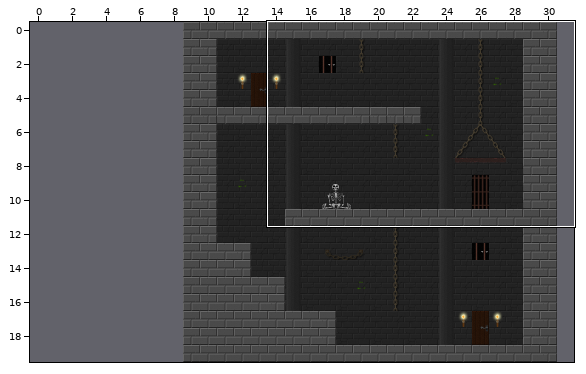
Tiled map, stored at res/maps/level1.tmx. The picture above shows the old version from afar; the outline marks the close-up.
Close-up. First the earlier version:
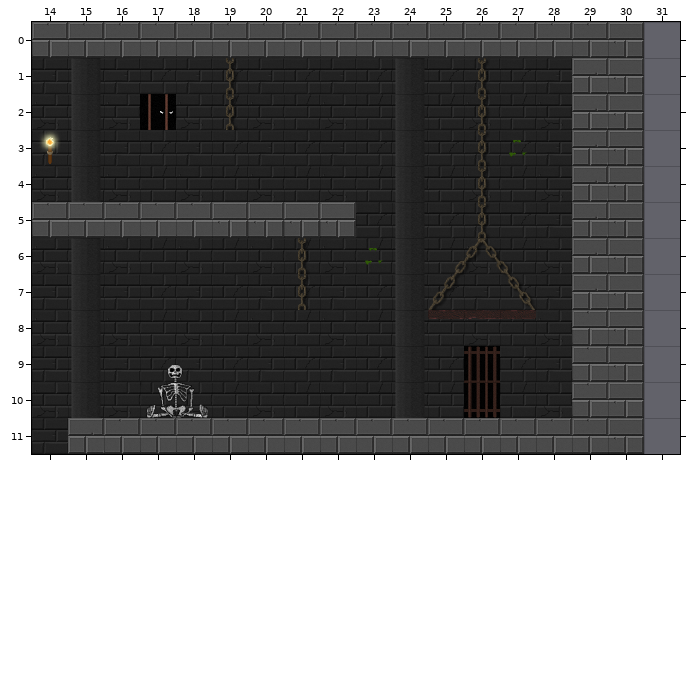
Cells are 64x64 px. Shown: x 14..31, y 0..11. The commit also changed other parts of the map, which this record leaves out. The old version is drawn lined up with the new one.
The result:
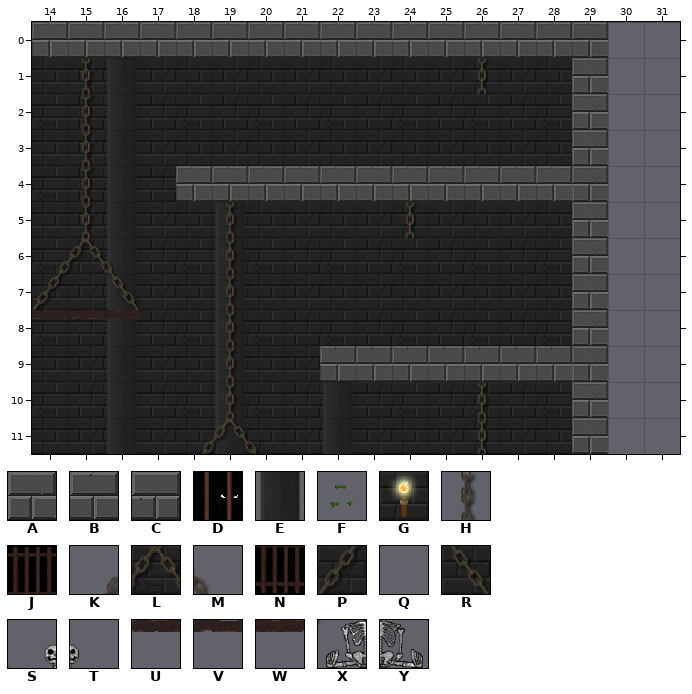
Key: from "Tezture Tiles": A 0, B 1, C 2, D 8, E 21, F 26, G 28, H 37, J 40, K 41, L 42, M 43, N 48, P 49, Q 50, R 51, S 52, T 53, U 57, V 58, W 59, X 60, Y 61.
_ is an empty cell, # one hidden under a higher layer.
Tiles of an added or newly shown layer are drawn over the layers below it.
See-through tiles are keyed as they look on the map.
Change:
map size 22x20 -> 30x20 cells (old content now starts at 9,0; both pictures use the new coordinates)
Layer "background":
y 0..11: x 30 C -> _
Layer "deco_lvl1" (removed):
y 1: x 15 E -> _; x 19 H -> _; x 24 E -> _
y 2: x 15 E -> _; x 17 D -> _; x 19 H -> _; x 24 E -> _; x 26 H -> _
y 3: x 14..15 GE -> __; x 24 E -> _; x 26..27 HF -> __
y 4: x 15 E -> _; x 24 E -> _; x 26 H -> _
y 5: x 15 # -> _; x 21 # -> _; x 24 E -> _; x 26 H -> _
y 6: x 15 E -> _; x 21 H -> _; x 23..27 FEKLM -> _____
y 7: x 15 E -> _; x 21 H -> _; x 24..25 EP -> __; x 27 R -> _
y 8: x 15 E -> _; x 24 E -> _
y 9: x 15 E -> _; x 17..18 ST -> __; x 24 E -> _; x 26 J -> _
y 10: x 15 E -> _; x 17..18 XY -> __; x 24 E -> _; x 26 N -> _
y 11: x 15 # -> _; x 21 # -> _; x 24 # -> _
Layer "dec" (added):
y 1..4: x 16 _ -> E
y 5: x 16 _ -> E; x 19 _ -> E; x 24 _ -> H
y 6..9: x 16 _ -> E; x 19 _ -> E
y 10..11: x 16 _ -> E; x 19 _ -> E; x 22 _ -> E; x 26 _ -> H
Layer "dec2" (added):
y 1..4: x 15 _ -> H
y 5: x 15 _ -> H; x 19 _ -> H
y 6: x 14..16 ___ -> KLM; x 19 _ -> H
y 7: x 14..16 ___ -> PQR; x 19 _ -> H
y 8..10: x 19 _ -> H
y 11: x 18..20 ___ -> KLM
Layer "collThin" (added):
y 8: x 14..16 ___ -> UVW
Layer "coll":
y 4: x 18..28 ___________ -> BBBBBBBBBBB
y 5: x 14..22 BBBBBCCCC -> _________
y 8: x 25..27 UVW -> ___; x 29 B -> A
y 9: x 22..29 _______B -> BBBBBBBA
y 10: x 29 B -> A
y 11: x 15..29 ABBBBBBBBBBBBBB -> ______________A
Boxes around the changes in both close-ups, in picture pixels (x1, y1, x2, y2):
changed: (32, 22, 644, 454)
